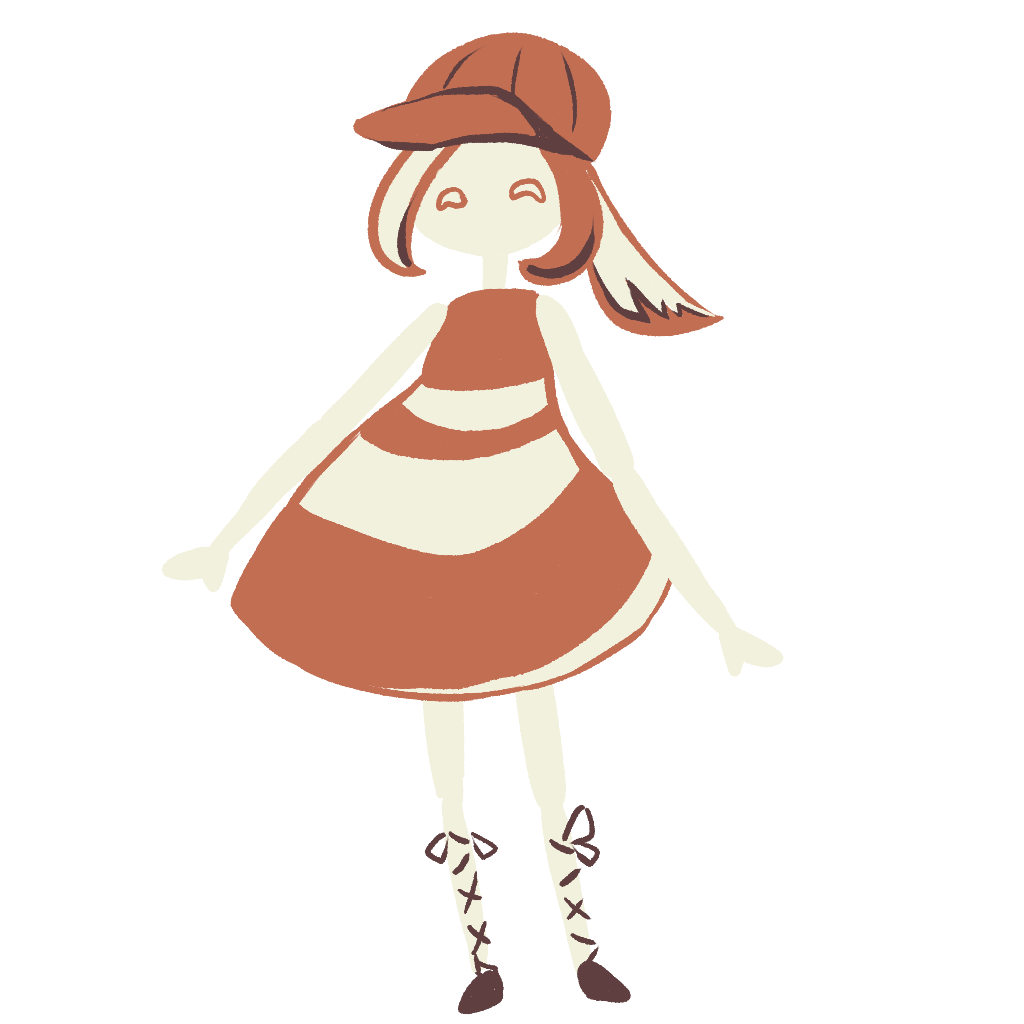
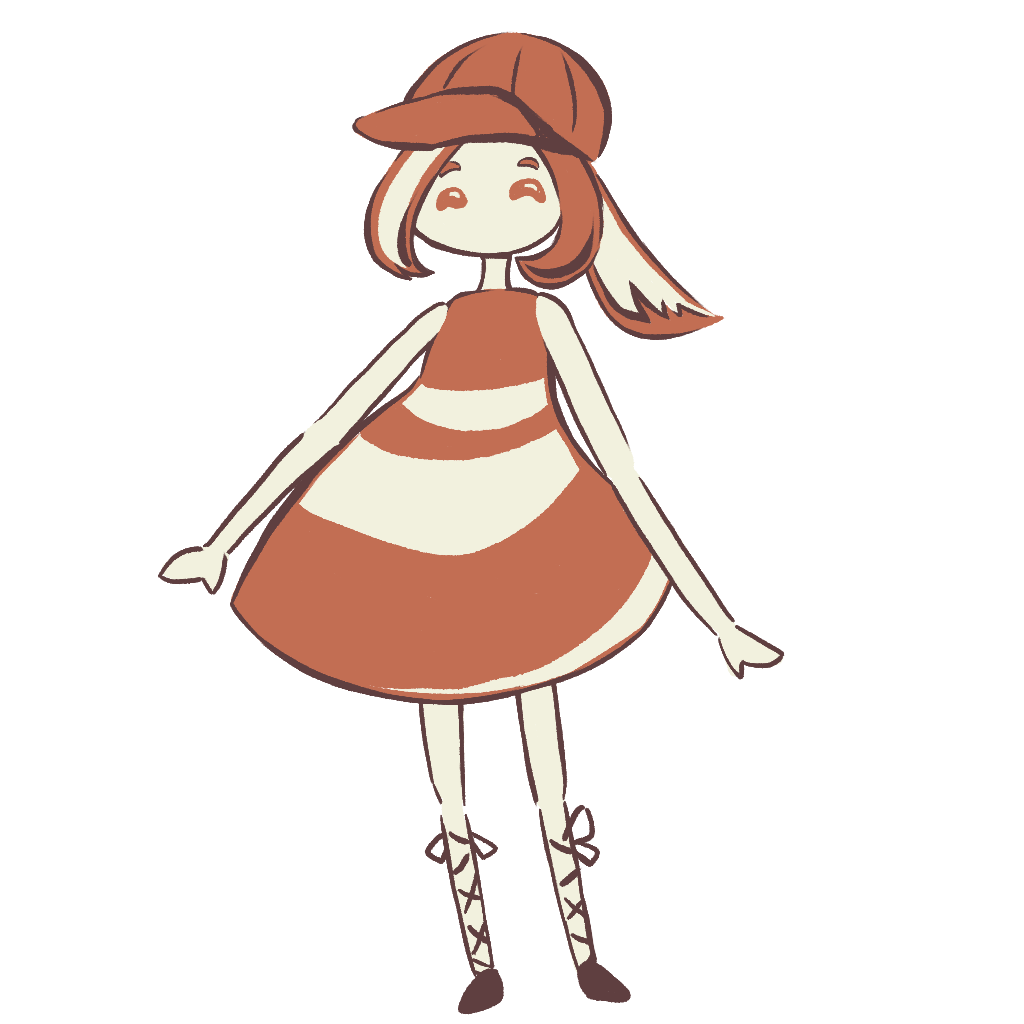
Layers edited between the first and the second w=1024, h=1024 image:
painted on "RightHand" over [718, 625, 785, 680]
painted on "LeftHand" over [158, 546, 228, 595]
painted on "LeftArm" over [203, 430, 339, 557]
painted on "RightArm" over [611, 477, 735, 637]
painted on "RightArmTop" over [537, 292, 632, 478]
painted on "LeftArmTop" over [313, 301, 448, 443]
painted on "Body" over [230, 287, 682, 705]
painted on "RightLegTop" over [506, 661, 568, 808]
painted on "LeftFoot" over [470, 968, 504, 998]
painted on "RightLeg" over [539, 800, 600, 981]
painted on "LeftLeg" over [440, 814, 498, 980]
painted on "LeftLegTop" over [413, 687, 466, 806]
painted on "HairHat" over [352, 30, 612, 290]
painted on "Ponytail" over [570, 171, 710, 340]
painted on "Head" over [396, 142, 571, 294]
